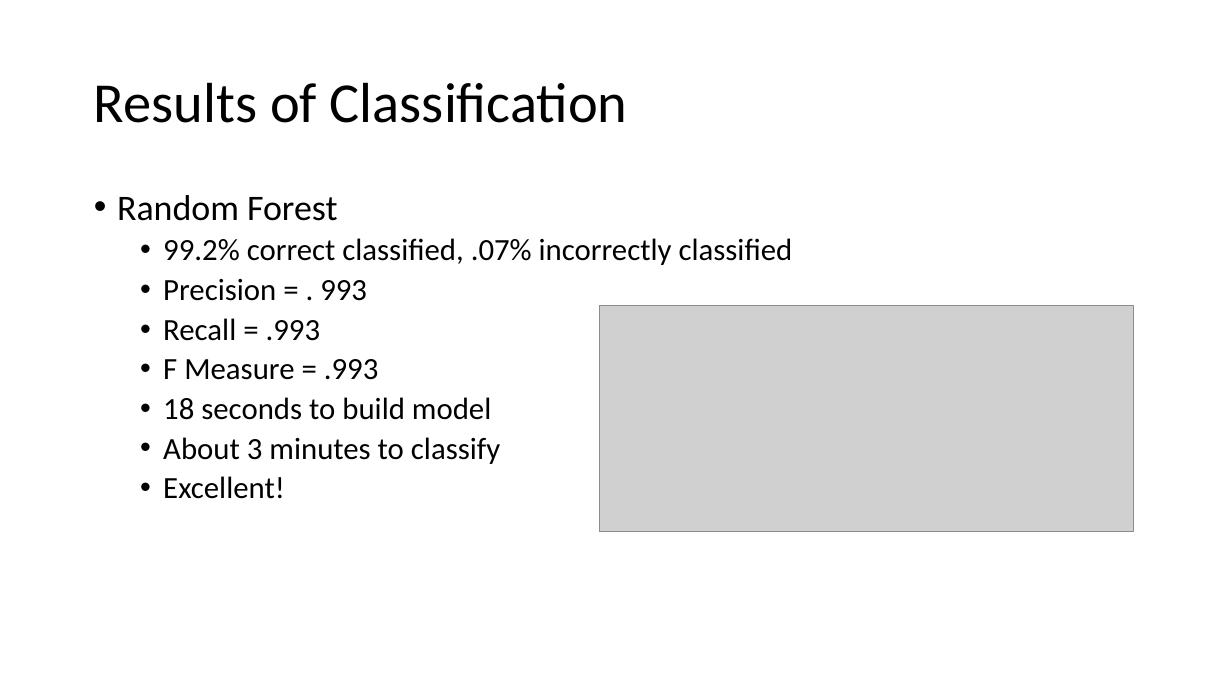
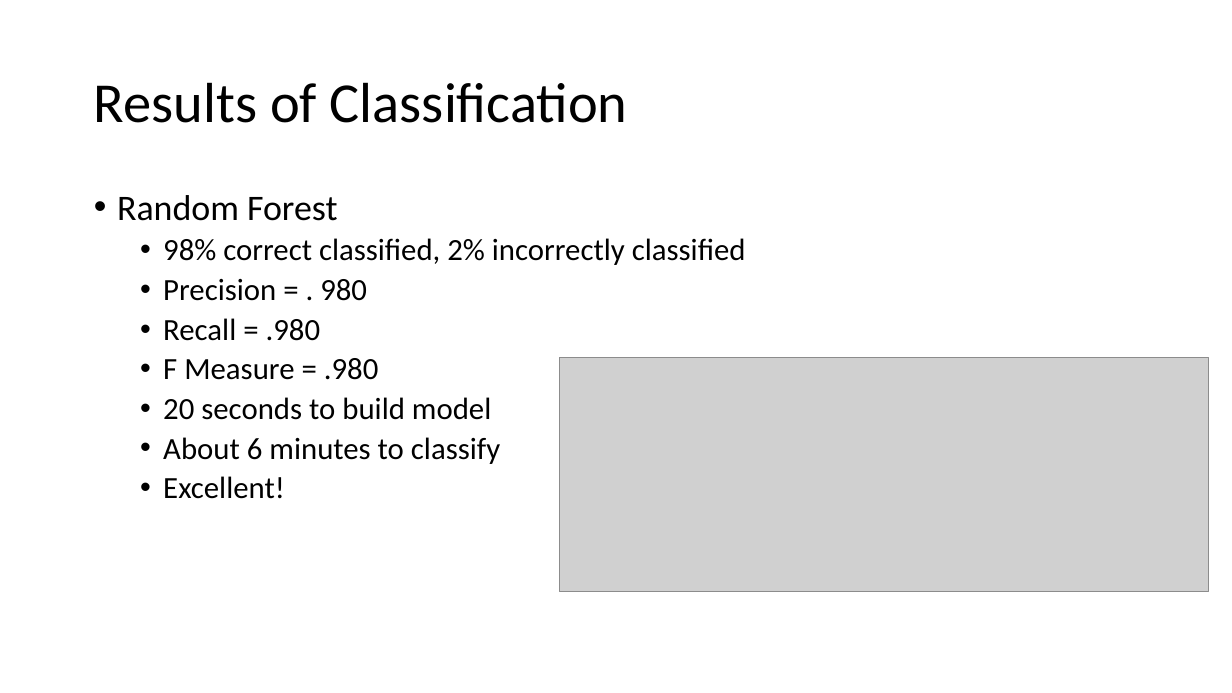
Before and after one commit to ndarwich/Crash-Analysis, a slide deck: slide 10 of Slides/WekaSlides.pptx. Drawn at 1232x693 pixels with LibreOffice and Linux fonts; fonts in the diff are those of the drawing; grey boxes stand for pictures. Boxes give left, top, right and bottom in pixels: in the first picture for what was removed or moved away, otherwise in the second. Text is boxed around its words. In the diff, an @@ line names an element or a change of style, - is before the commit and + after.

Commit message:
Fix for images on slides

```diff
--- a/Slides/WekaSlides.pptx
+++ b/Slides/WekaSlides.pptx
@@ text at [163, 238, 746, 464]: text changed @@
-  • 99.2% correct classified, .07% incorrectly classified
-  • Precision = . 993
-  • Recall = .993
-  • F Measure = .993
-  • 18 seconds to build model
-  • About 3 minutes to classify
+  • 98% correct classified, 2% incorrectly classified
+  • Precision = . 980
+  • Recall = .980
+  • F Measure = .980
+  • 20 seconds to build model
+  • About 6 minutes to classify
@@ picture: place and size @@
-picture at [600, 305, 1134, 531]
+picture at [559, 358, 1209, 592]
```
Also in this commit, not shown: 3 other slides changed.
